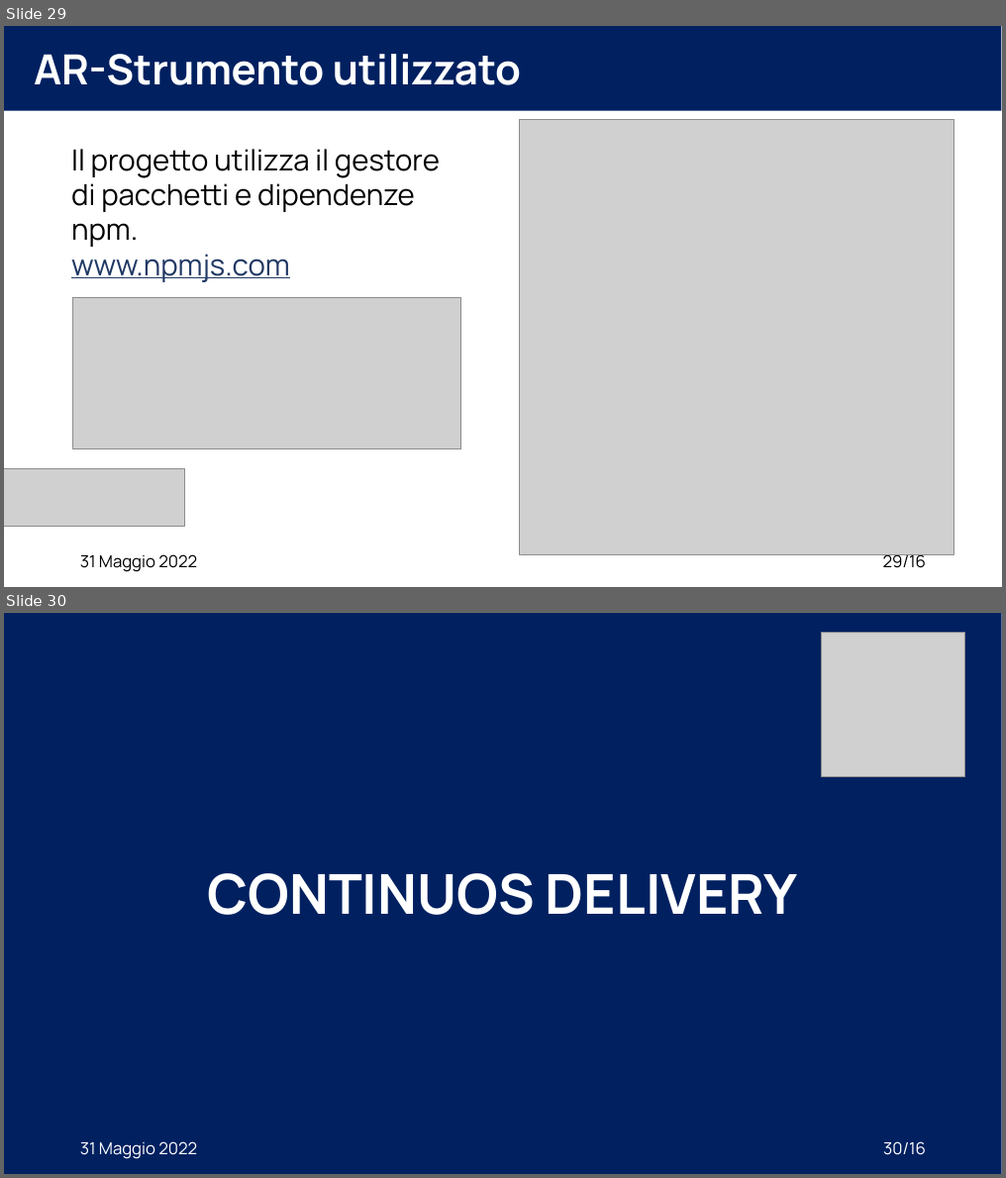
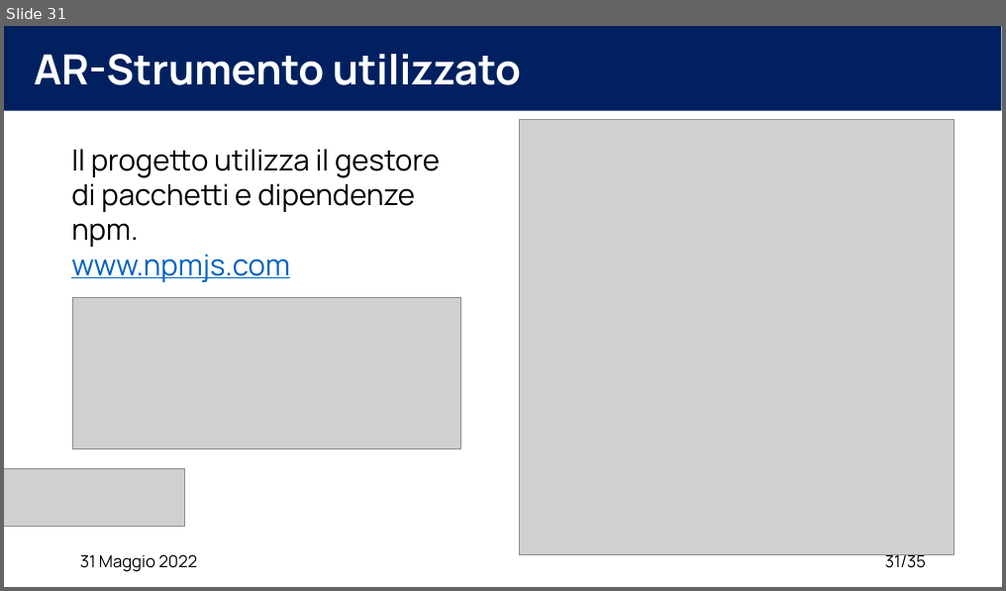
Before and after one commit to XidaZ3/MTSSAssignment3, a slide deck: MTSSAssignment3.pptx. Shown one above the other, each under a label of ours: slides 29 and 30 before the commit, slide 31 after it. The pictures are 1006x1178 and 1006x591 pixels, drawn with LibreOffice and Linux fonts; fonts in the diff are those of the drawing; grey boxes stand for pictures. Boxes give left, top, right and bottom in pixels: in the first picture for what was removed or moved away, otherwise in the second. Text is boxed around its words. In the diff, an @@ line names an element or a change of style, - is before the commit and + after.

```diff
--- a/MTSSAssignment3.pptx
+++ b/MTSSAssignment3.pptx
@@ slide 30 removed at (4,613,1002,1174), background #FFFFFF @@
@@ rectangle removed at (4,613,1002,1174) @@
@@ picture removed at (822,633,965,776) @@
@@ title removed at (207,873,798,915) @@
-CONTINUOS DELIVERY
@@ text removed at (80,1142,197,1159) @@
-31 Maggio 2022
@@ page number removed at (883,1142,926,1156) @@
-30/16
@@ what was slide 29 is now slide 31 @@
@@ slide 31 changed as well @@
@@ text at (71,254,290,282): text colour #203864 to #0563C1 in "www.npmjs.com" @@
@@ page number at (885,552,926,569): text changed @@
-29/16
+31/35
```
Also in this commit, not shown: 19 other slides changed, 2 slides added, 1 other slide removed, 2 other files.
